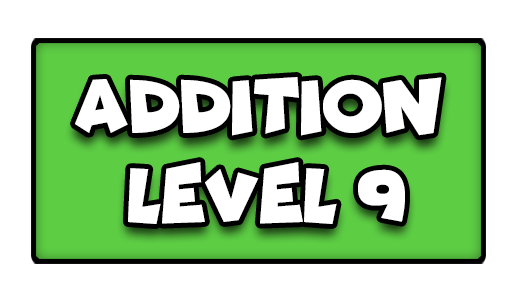
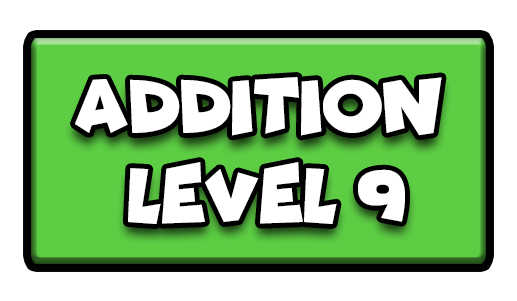
Layered file, before and after one edit (517x301). Changes by layer:
pixels changed over [23, 30, 494, 272] (layer not identified)
